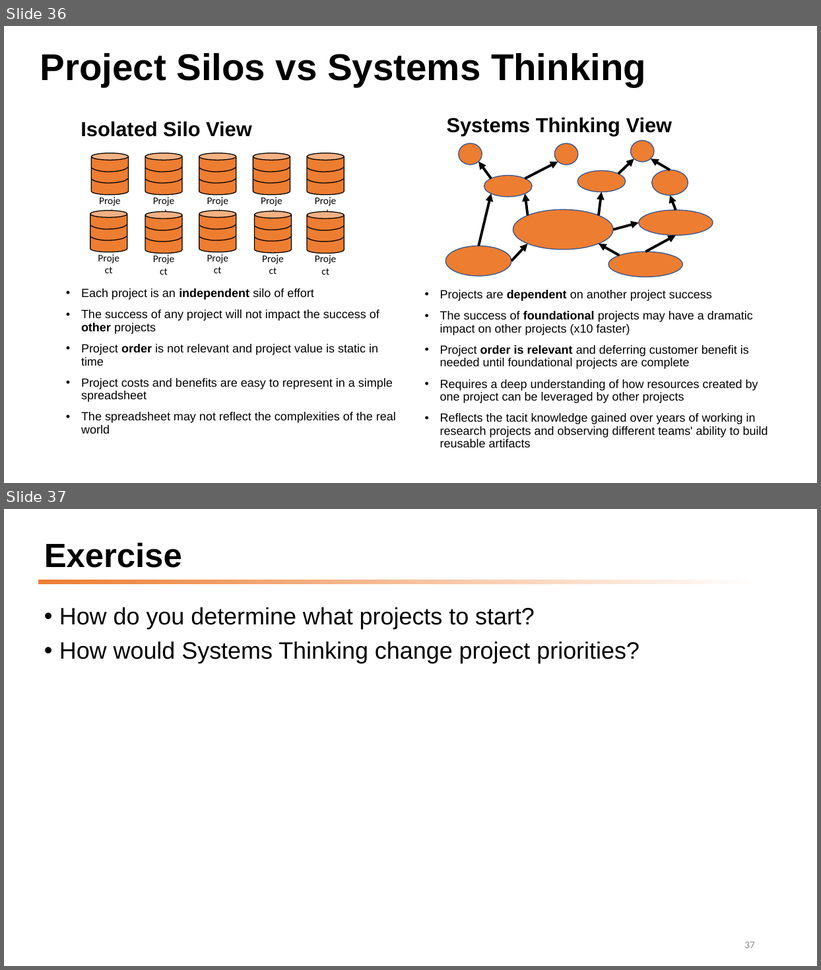
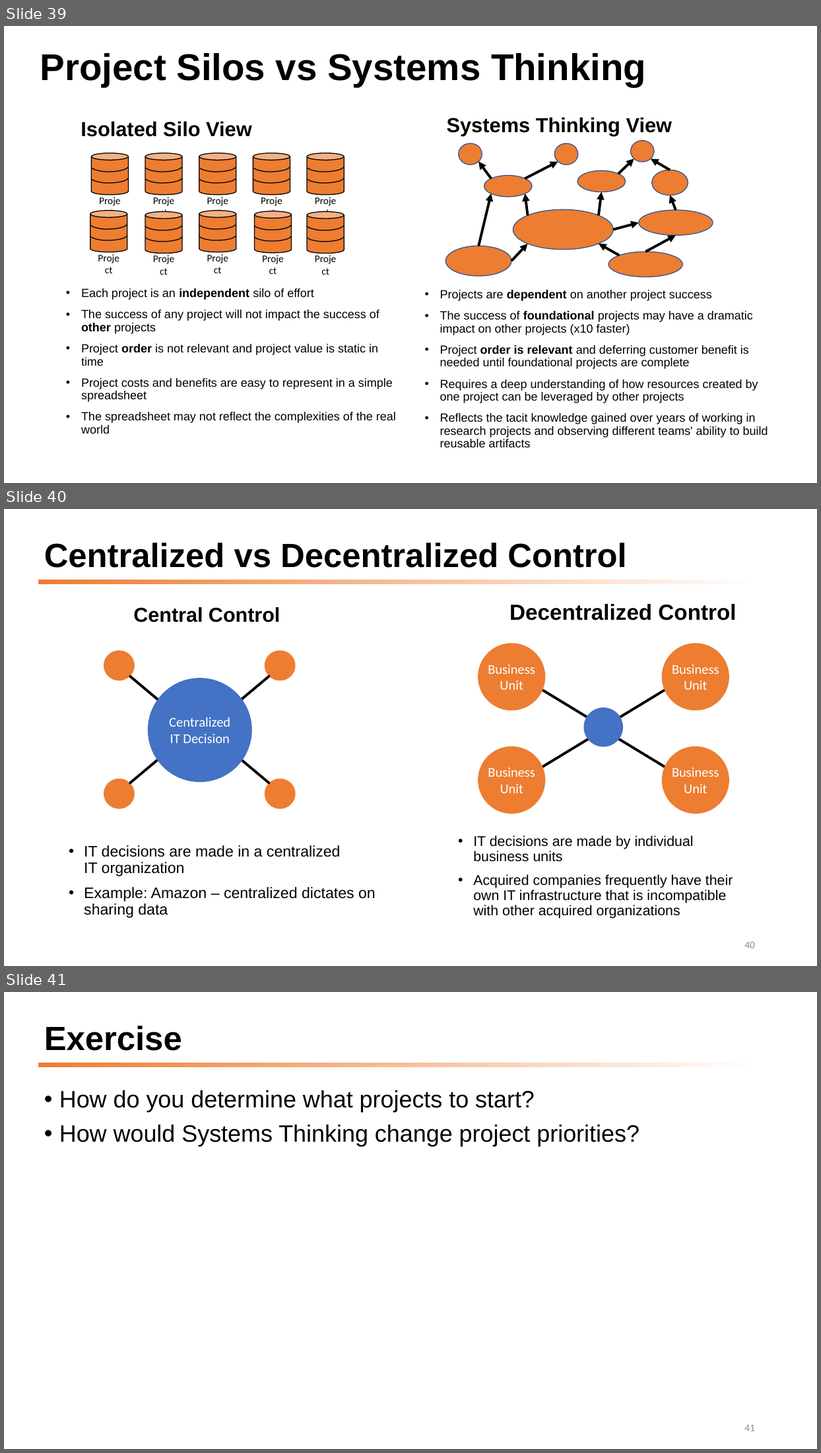
Before and after one commit to dmccreary/graph-systems-thinking, a slide deck: docs/presentations/GST-Half-Day-Workshop-2022.pptx. Shown one above the other, each under a label of ours: slides 36 and 37 before the commit, slides 39, 40 and 41 after it. The pictures are 821x970 and 821x1453 pixels, drawn with LibreOffice and Linux fonts; fonts in the diff are those of the drawing. Boxes give left, top, right and bottom in pixels: in the first picture for what was removed or moved away, otherwise in the second. Text is boxed around its words. In the diff, an @@ line names an element or a change of style, - is before the commit and + after.

```diff
--- a/docs/presentations/GST-Half-Day-Workshop-2022.pptx
+++ b/docs/presentations/GST-Half-Day-Workshop-2022.pptx
@@ slide 40 added at [4,509,817,966], background #FFFFFF; not listed: 1 template element that a slide beside it also shows @@
@@ title added at [44,543,626,568], 39.6 pt, text #000000, bold @@
+Centralized vs Decentralized Control
@@ text added at [133,607,280,623], 23.8 pt, text #000000, bold @@
+Central Control
@@ text added at [510,604,736,621], 25.9 pt, text #000000, bold @@
+Decentralized Control
@@ group added at [104,650,296,809]: 5 ellipses, 4 lines @@
+Centralized
+IT Decision
@@ group added at [478,643,730,815]: 5 ellipses, 4 lines @@
+Business
+Unit
+Business
+Unit
+Business
+Unit
+Business
+Unit
@@ text added at [473,836,733,919], 16.6 pt, text #000000 @@
+• IT decisions are made by individual business units
+• Acquired companies frequently have their own IT infrastructure that is incompatible with other acquired organizations
@@ text added at [84,846,376,918], 18 pt, text #000000 @@
+• IT decisions are made in a centralized
+  IT organization
+• Example: Amazon – centralized dictates on sharing data
@@ page number added at [745,942,755,949], 12 pt, text #8C8C8C @@
+40
@@ what was slide 36 is now slide 39 @@
@@ what was slide 37 is now slide 41 @@
@@ page number at [745,1425,755,1432]: text changed @@
-37
+41
```
Also in this commit, not shown: 3 slides changed, 6 other slides added.
